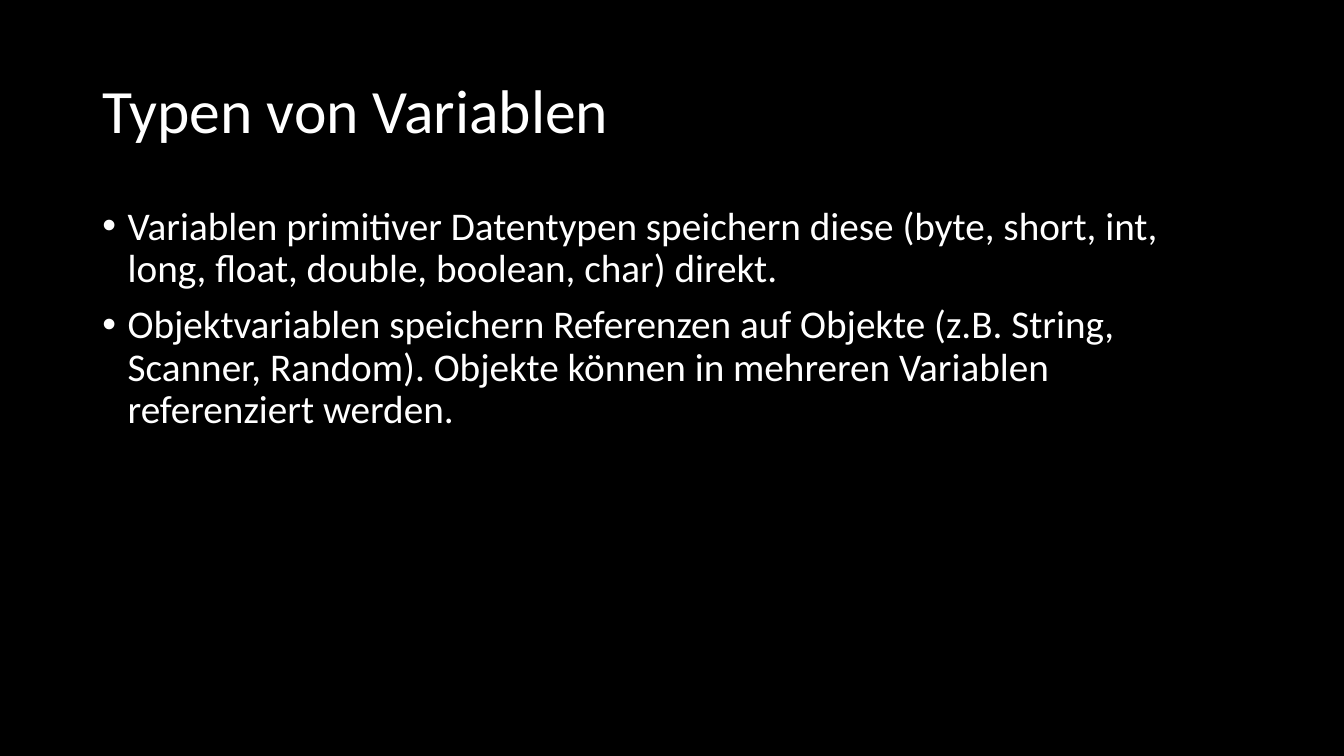
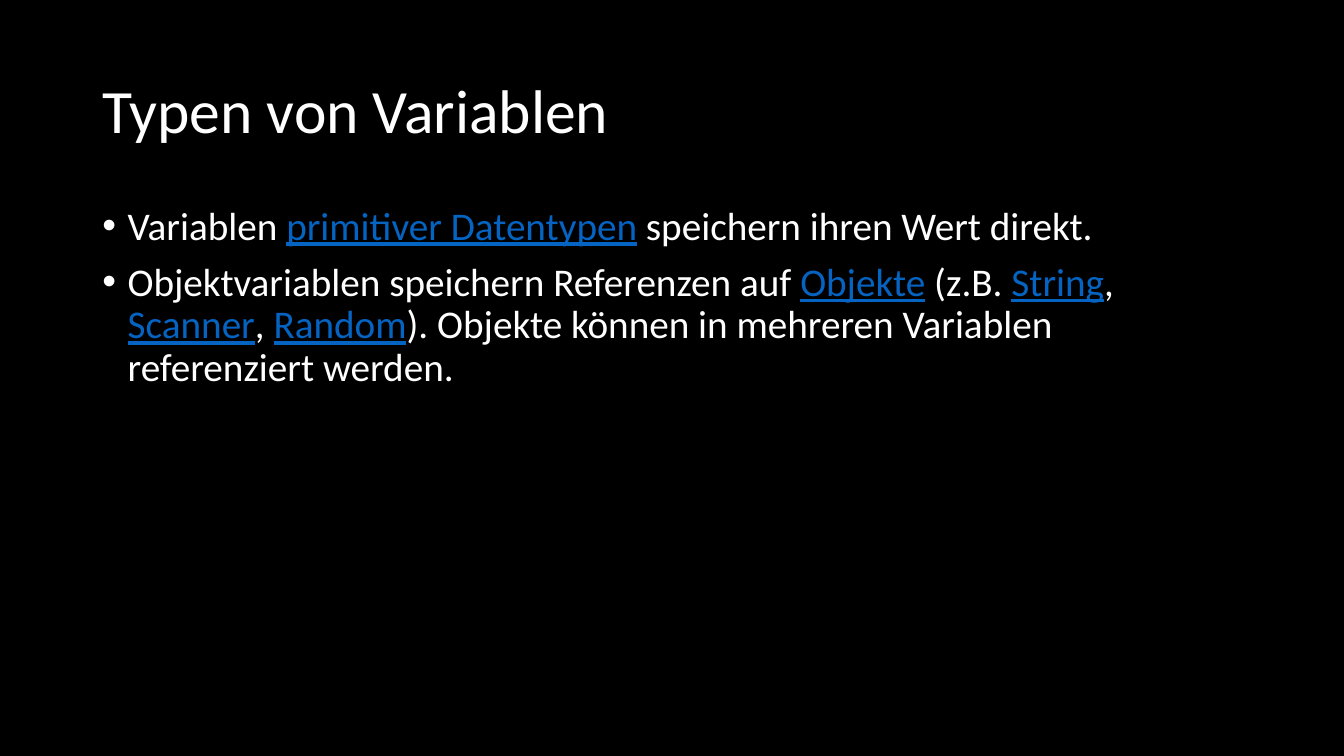
Before and after one commit to Cactusroot/Java, a slide deck: slide 13 of src/Java.pptx. Drawn at 1344x756 pixels with LibreOffice and Linux fonts; fonts in the diff are those of the drawing. Boxes give left, top, right and bottom in pixels: in the first picture for what was removed or moved away, otherwise in the second. Text is boxed around its words. In the diff, an @@ line names an element or a change of style, - is before the commit and + after.

```diff
--- a/src/Java.pptx
+++ b/src/Java.pptx
@@ text at [128,212,1093,247]: text changed @@
-• Variablen primitiver Datentypen speichern diese (byte, short, int, long, float, double, boolean, char) direkt.
+• Variablen primitiver Datentypen speichern ihren Wert direkt.
@@ text at [128,267,1113,382]: text colour #FFFFFF to #0563C1, underline on in "Objekte String, Scanner, Random)." @@
```
Also in this commit, not shown: 7 other slides changed, 1 slide added, 4 other files.
